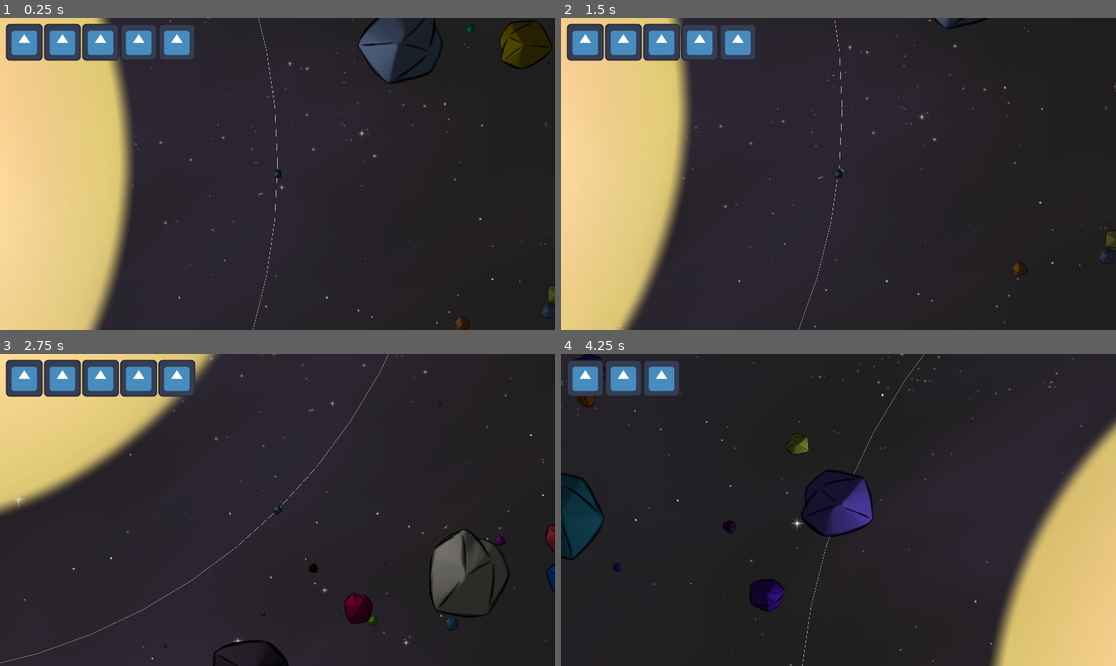
Above: before the commit, frames 1-4 (two rows, left to right).
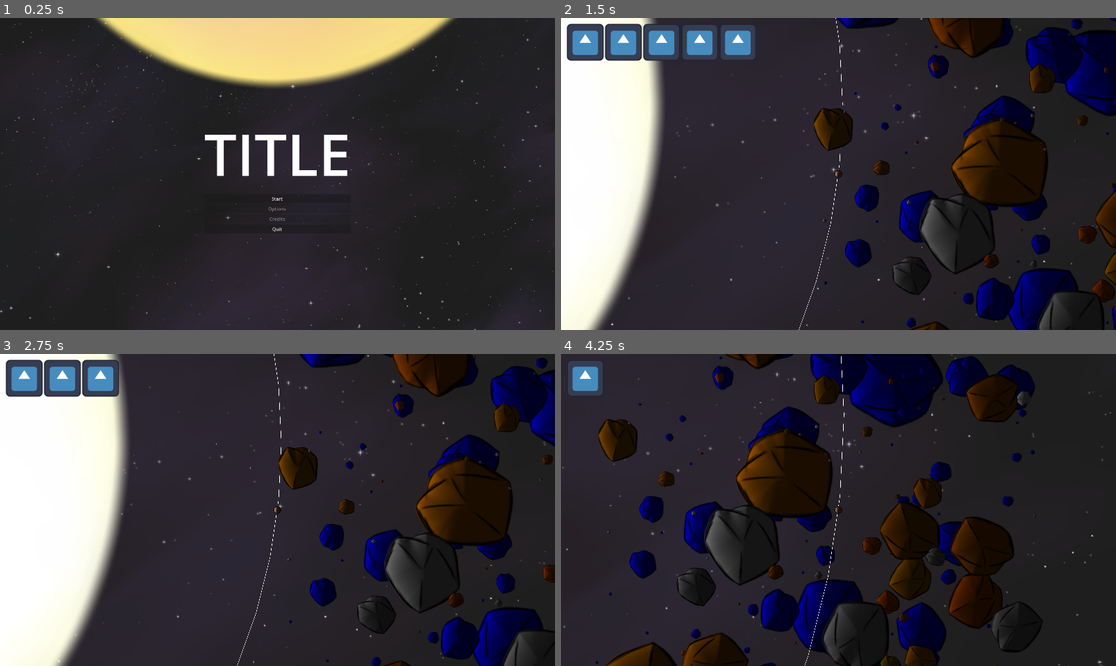
Above: after the commit, the same moments.

Repository: Aroweeri/gmtk2025
Game: Godot game, scene res://scenes/MainMenu.tscn
Same seed, same stepped clock (60 frames per second), same inputs: the game is played once before the commit and once after it. Before the commit the project starts from res://scenes/Main.tscn. The engine's default icon, where the game draws it, is replaced by a stand-in: a white triangle on a blue panel in a dark square.
Inputs (mouse positions are in pixels of both pictures, inside the frame that each line leads up to):
- Up to frame 1 (0.25 s): no input
- Up to frame 2 (1.5 s): click (838, 198) at 0.5 s, where only the run after the commit has a clickable "Start"; hold Up (ui_up) from 1.28 s (still down); hold Space (boost) from 1.28 s (still down)
- Up to frame 3 (2.75 s): tap 1 (zoom1) at 1.55, 2.1 s; release Up (ui_up) at 2.03 s; release Space (boost) at 2.03 s; hold Down (ui_down) from 2.03 s (still down); tap 2 (zoom2) at 2.3 s
- Up to frame 4 (4.25 s): release Down (ui_down) at 2.78 s; hold 2 (zoom2) 2.78-3.53 s; hold Up (ui_up) from 2.78 s (still down); tap 3 (zoom3) at 3.05, 3.6 s; tap Space (boost) at 3.8 s

The runs differ from the first frame. In frame 1, 35% of the frame differs, in the area x 0-100%, y 0-100%; in frame 2, 36%; in frame 3, 38%; in frame 4, 43%.

Commit message:
Jade's changes

Diff:
--- a/project.godot
+++ b/project.godot
@@ -11,7 +11,7 @@
 [application]
 
 config/name="gmtk2025"
-run/main_scene="uid://bhujpltdw4ljj"
+run/main_scene="uid://401dukv06l6f"
 config/features=PackedStringArray("4.4", "Forward Plus")
 config/icon="res://icon.svg"
 
@@ -22,6 +22,38 @@
 
 [input]
 
+ui_left={
+"deadzone": 0.5,
+"events": [Object(InputEventKey,"resource_local_to_scene":false,"resource_name":"","device":0,"window_id":0,"alt_pressed":false,"shift_pressed":false,"ctrl_pressed":false,"meta_pressed":false,"pressed":false,"keycode":4194319,"physical_keycode":0,"key_label":0,"unicode":0,"location":0,"echo":false,"script":null)
+, Object(InputEventJoypadButton,"resource_local_to_scene":false,"resource_name":"","device":0,"button_index":13,"pressure":0.0,"pressed":false,"script":null)
+, Object(InputEventJoypadMotion,"resource_local_to_scene":false,"resource_name":"","device":0,"axis":0,"axis_value":-1.0,"script":null)
+, Object(InputEventKey,"resource_local_to_scene":false,"resource_name":"","device":0,"window_id":0,"alt_pressed":false,"shift_pressed":false,"ctrl_pressed":false,"meta_pressed":false,"pressed":false,"keycode":0,"physical_keycode":65,"key_label":0,"unicode":0,"location":0,"echo":false,"script":null)
+]
+}
+ui_right={
+"deadzone": 0.5,
+"events": [Object(InputEventKey,"resource_local_to_scene":false,"resource_name":"","device":0,"window_id":0,"alt_pressed":false,"shift_pressed":false,"ctrl_pressed":false,"meta_pressed":false,"pressed":false,"keycode":4194321,"physical_keycode":0,"key_label":0,"unicode":0,"location":0,"echo":false,"script":null)
+, Object(InputEventJoypadButton,"resource_local_to_scene":false,"resource_name":"","device":0,"button_index":14,"pressure":0.0,"pressed":false,"script":null)
+, Object(InputEventJoypadMotion,"resource_local_to_scene":false,"resource_name":"","device":0,"axis":0,"axis_value":1.0,"script":null)
+, Object(InputEventKey,"resource_local_to_scene":false,"resource_name":"","device":0,"window_id":0,"alt_pressed":false,"shift_pressed":false,"ctrl_pressed":false,"meta_pressed":false,"pressed":false,"keycode":0,"physical_keycode":68,"key_label":0,"unicode":0,"location":0,"echo":false,"script":null)
+]
+}
+ui_up={
+"deadzone": 0.5,
+"events": [Object(InputEventKey,"resource_local_to_scene":false,"resource_name":"","device":0,"window_id":0,"alt_pressed":false,"shift_pressed":false,"ctrl_pressed":false,"meta_pressed":false,"pressed":false,"keycode":4194320,"physical_keycode":0,"key_label":0,"unicode":0,"location":0,"echo":false,"script":null)
+, Object(InputEventJoypadButton,"resource_local_to_scene":false,"resource_name":"","device":0,"button_index":11,"pressure":0.0,"pressed":false,"script":null)
+, Object(InputEventJoypadMotion,"resource_local_to_scene":false,"resource_name":"","device":0,"axis":1,"axis_value":-1.0,"script":null)
+, Object(InputEventKey,"resource_local_to_scene":false,"resource_name":"","device":0,"window_id":0,"alt_pressed":false,"shift_pressed":false,"ctrl_pressed":false,"meta_pressed":false,"pressed":false,"keycode":0,"physical_keycode":87,"key_label":0,"unicode":0,"location":0,"echo":false,"script":null)
+]
+}
+ui_down={
+"deadzone": 0.5,
+"events": [Object(InputEventKey,"resource_local_to_scene":false,"resource_name":"","device":0,"window_id":0,"alt_pressed":false,"shift_pressed":false,"ctrl_pressed":false,"meta_pressed":false,"pressed":false,"keycode":4194322,"physical_keycode":0,"key_label":0,"unicode":0,"location":0,"echo":false,"script":null)
+, Object(InputEventJoypadButton,"resource_local_to_scene":false,"resource_name":"","device":0,"button_index":12,"pressure":0.0,"pressed":false,"script":null)
+, Object(InputEventJoypadMotion,"resource_local_to_scene":false,"resource_name":"","device":0,"axis":1,"axis_value":1.0,"script":null)
+, Object(InputEventKey,"resource_local_to_scene":false,"resource_name":"","device":0,"window_id":0,"alt_pressed":false,"shift_pressed":false,"ctrl_pressed":false,"meta_pressed":false,"pressed":false,"keycode":0,"physical_keycode":83,"key_label":0,"unicode":0,"location":0,"echo":false,"script":null)
+]
+}
 zoom1={
 "deadzone": 0.2,
 "events": [Object(InputEventKey,"resource_local_to_scene":false,"resource_name":"","device":-1,"window_id":0,"alt_press …(191 unchanged characters)…
--- /dev/null
+++ b/scenes/GameOver.tscn
@@ -0,0 +1,96 @@
+[gd_scene load_steps=5 format=3 uid="uid://jxcugdk853mw"]
+
+[ext_resource type="Script" uid="uid://dar3mxenb0yy5" path="res://scripts/main_menu.gd" id="1_4noiy"]
+[ext_resource type="Texture2D" uid="uid://dwrufhrusf85g" path="res://assets/Space.png" id="2_gijjb"]
+[ext_resource type="Texture2D" uid="uid://chw70u2c8siwq" path="res://assets/Sun.png" id="3_88ekj"]
+[ext_resource type="AudioStream" uid="uid://bq6q3nuu6en2n" path="res://assets/Ludum Dare 30 - 07.ogg" id="4_0winm"]
+
+[node name="Control" type="Control"]
+layout_mode = 3
+anchors_preset = 15
+anchor_right = 1.0
+anchor_bottom = 1.0
+grow_horizontal = 2
+grow_vertical = 2
+script = ExtResource("1_4noiy")
+
+[node name="CenterContainer" type="CenterContainer" parent="."]
+layout_mode = 1
+anchors_preset = 15
+anchor_right = 1.0
+anchor_bottom = 1.0
+grow_horizontal = 2
+grow_vertical = 2
+
+[node name="VBoxContainer" type="VBoxContainer" parent="CenterContainer"]
+layout_mode = 2
+
+[node name="Label" type="Label" parent="CenterContainer/VBoxContainer"]
+layout_mode = 2
+theme_override_font_sizes/font_size = 200
+text = "Game Over"
+
+[node name="StartButton" type="Button" parent="CenterContainer/VBoxContainer"]
+layout_mode = 2
+text = "Restart"
+
+[node name="OptionsButton" type="Button" parent="CenterContainer/VBoxContainer"]
+layout_mode = 2
+disabled = true
+text = "Options"
+
+[node name="CreditsButton" type="Button" parent="CenterContainer/VBoxContainer"]
+layout_mode = 2
+disabled = true
+text = "Credits"
+
+[node name="Credits" type="Label" parent="CenterContainer/VBoxContainer/CreditsButton"]
+layout_mode = 0
+offset_left = 298.0
+offset_top = 33.0
+offset_right = 792.0
+offset_bottom = 150.0
+text = "Art: Jade Tempest
+Code: Dylan Sutton, Jade Tempest
+Music: xxx"
+horizontal_alignment = 1
+
+[node name="QuitButton" type="Button" parent="CenterContainer/VBoxContainer"]
+layout_mode = 2
+text = "Quit"
+
+[node name="TextureRect" type="TextureRect" parent="."]
+z_index = -1
+layout_mode = 1
+anchors_preset = 15
+anchor_right = 1.0
+anchor_bottom = 1.0
+grow_horizontal = 2
+grow_vertical = 2
+mouse_filter = 2
+texture = ExtResource("2_gijjb")
+
+[node name="TextureRect2" type="TextureRect" parent="."]
+layout_mode = 1
+anchors_preset = 8
+anchor_left = 0.5
+anchor_top = 0.5
+anchor_right = 0.5
+anchor_bottom = 0.5
+offset_left = -1000.0
+offset_top = -2249.0
+offset_right = 1000.0
+offset_bottom = -249.0
+grow_horizontal = 2
+grow_vertical = 2
+texture = ExtResource("3_88ekj")
+
+[node name="AudioStreamPlayer" type="AudioStreamPlayer" parent="."]
+stream = ExtResource("4_0winm")
+volume_db = -10.0
+autoplay = true
+
+[connection signal="pressed" from="CenterContainer/VBoxContainer/StartButton" to="." method="_on_start_button_pressed"]
+[connection signal="pressed" from="CenterContainer/VBoxContainer/OptionsButton" to="." method="_on_options_button_pressed"]
+[connection signal="pressed" from="CenterContainer/VBoxContainer/CreditsButton" to="." method="_on_credits_button_pressed"]
+[connection signal="pressed" from="CenterContainer/VBoxContainer/QuitButton" to="." method="_on_quit_button_pressed"]
--- a/scenes/Main.tscn
+++ b/scenes/Main.tscn
@@ -1,19 +1,20 @@
-[gd_scene load_steps=13 format=3 uid="uid://bhujpltdw4ljj"]
+[gd_scene load_steps=15 format=3 uid="uid://bhujpltdw4ljj"]
 
 [ext_resource type="Script" uid="uid://cretloakqtccg" path="res://scenes/main.gd" id="1_rarhs"]
 [ext_resource type="Texture2D" uid="uid://dkm55g8bd5x2i" path="res://icon.svg" id="1_rvslj"]
 [ext_resource type="Script" uid="uid://dp84pamq5ofd7" path="res://scripts/rotator.gd" id="2_0bbpv"]
 [ext_resource type="Texture2D" uid="uid://chw70u2c8siwq" path="res://assets/Sun.png" id="2_nxtc6"]
 [ext_resource type="Script" uid="uid://bt0iktgl5e5py" path="res://scripts/player.gd" id="3_0bbpv"]
-[ext_resource type="Texture2D" uid="uid://bpd0ghj8asrp0" path="res://icon_n.png" id="5_c01mt"]
+[ext_resource type="Texture2D" uid="uid://cqdfthrx6cgyc" path="res://assets/Planet.png" id="5_wp0k4"]
+[ext_resource type="Texture2D" uid="uid://cdh7da8rvrw0d" path="res://assets/Planet_n.png" id="6_bjd11"]
 [ext_resource type="Texture2D" uid="uid://b8lhxbmwq6pew" path="res://assets/2d_lights_and_shadows_neutral_point_light.webp" id="6_nxtc6"]
 [ext_resource type="Texture2D" uid="uid://dwrufhrusf85g" path="res://assets/Space.png" id="7_q8u5g"]
 [ext_resource type="AudioStream" uid="uid://dbjebr5jp0l12" path="res://assets/oof.ogg" id="8_jlsqs"]
 [ext_resource type="AudioStream" uid="uid://disjmopfasxnc" path="res://assets/Stream Loops 2024-03-20_02.ogg" id="10_lhr70"]
 
-[sub_resource type="CanvasTexture" id="CanvasTexture_jlsqs"]
-diffuse_texture = ExtResource("1_rvslj")
-normal_texture = ExtResource("5_c01mt")
+[sub_resource type="CanvasTexture" id="CanvasTexture_qmy6f"]
+diffuse_texture = ExtResource("5_wp0k4")
+normal_texture = ExtResource("6_bjd11")
 
 [sub_resource type="CircleShape2D" id="CircleShape2D_0bbpv"]
 radius = 71.0282
@@ -52,7 +53,7 @@
 
 [node name="Sprite2D" type="Sprite2D" parent="Parallax2D"]
 light_mask = 0
-z_index = -1
+z_index = -2
 material = SubResource("CanvasItemMaterial_q8u5g")
 scale = Vector2(14, 14)
 texture = ExtResource("7_q8u5g")
@@ -92,7 +93,7 @@
 
 [node name="PointLight2D" type="PointLight2D" parent="."]
 scale = Vector2(2.74547, 2.74547)
-energy = 1.2
+energy = 2.0
 shadow_enabled = true
 texture = ExtResource("6_nxtc6")
 texture_scale = 50.0
@@ -108,6 +109,7 @@
 stream = ExtResource("10_lhr70")
 volume_db = -10.0
 autoplay = true
+parameters/looping = true
 
 [connection signal="healthLost" from="PlayerRotator/Player" to="." method="_on_player_health_lost"]
 [connection signal="playerDied" from="PlayerRotator/Player" to="." method="_on_player_player_died"]
--- a/scenes/Menu.tscn
+++ /dev/null
@@ -1,3 +0,0 @@
-[gd_scene format=3 uid="uid://da05gjhv3h70j"]
-
-[node name="Node2D2" type="Node2D"]
--- a/scenes/main.gd
+++ b/scenes/main.gd
@@ -1,13 +1,15 @@
 extends Node2D
 
 var Obstacle = preload("res://scenes/obstacle.tscn")
+var Obstacle2 = preload("res://scenes/obstacle2.tscn")
 
 func _process(_delta: float) -> void:
 	queue_redraw()
 
 func _ready() -> void:
 	#loop and create 800 different asteroids
-	for i in range(400):
+	for i in range(1000):
+
 
 		#use tempRotator and tempPositioner to pick a random angle and go out a random distance, to
 		#distribute astreroids equally around the center.
@@ -44,12 +46,59 @@
 		newObstacle.rotation = randf()*PI*2
 
 		#pick a random color
-		var random_color = Color(randf(), randf(), randf())
-		(newObstacle as Node2D).modulate = random_color
-		print(random_color)
+		var crand = randf()
+		var random_white = randf_range(0.4, 0.9)
+		if crand <= 0.5:
+			var random_color = Color(randf_range(0.5, 0.75), randf_range(0.2, 0.4), 0)
+			(newObstacle as Node2D).modulate = random_color
+		else:
+			var random_color = Color(random_white, random_white, random_white)
+			(newObstacle as Node2D).modulate = random_color
 
 		#add to scene so it'll be actually be visible
 		add_child(newObstacle)
+
+	#Layer 2
+	for i in range(1000):
+
+		#use tempRotator and tempPositioner to pick a random angle and go out a random distance, to
+		#distribute astreroids equally around the center.
+		var tempRotator = Node2D.new()
+		var tempPositioner = Node2D.new();
+		tempRotator.rotation = randf()*PI*2
+		tempPositioner.position = Vector2(10000 + (sqrt(randf()*6000)*100), 0);
+		tempRotator.add_child(tempPositioner);
+		var targetPosition = Vector2(tempPositioner.global_position);
+
+		#create the asteroid from the obstacle.tscn scene
+		var newObstacle2 = Obstacle2.instantiate()
+
+		#set it's position using the position calculated above
+		newObstacle2.position = targetPosition
+
+		#use math to determine and set the scale of the new asteroid
+		var myrand = randf()
+		var scaleFactor = (pow(myrand, 5)*10+0.3)/3
+		(newObstacle2.get_node("CollisionShape2D/Sprite2D") as Node2D).scale *= scaleFactor #just sprite size
+
+		#set it's size for eating math
+		newObstacle2.startingSize = newObstacle2.get_node("CollisionShape2D").shape.radius
+		newObstacle2.size = newObstacle2.startingSize * scaleFactor
+
+		#now to scale the collision shape to match the sprite's size (can't just scale it, it breaks)
+		#workaround to avoid changing one asteroid's collision shape causing all the asteroids to use that shape
+		var s = newObstacle2.get_node("CollisionShape2D").shape
+		s = s.duplicate();
+		s.radius *= scaleFactor
+		(newObstacle2.get_node("CollisionShape2D") as CollisionShape2D).shape = s
+
+		#pick a random rotation
+		newObstacle2.rotation = randf()*PI*2
+
+		(newObstacle2 as Node2D).modulate = Color(0, 0, 1)
+
+		#add to scene so it'll be actually be visible
+		add_child(newObstacle2)
 
 func _on_player_health_lost():
 	$AudioStreamPlayer.play();
@@ -67,4 +116,4 @@
 
 
 func _on_player_player_died() -> void:
-	get_tree().reload_current_scene();
+	get_tree().change_scene_to_file("res://scenes/GameOver.tscn")
--- a/scenes/obstacle.tscn
+++ b/scenes/obstacle.tscn
@@ -1,15 +1,19 @@
-[gd_scene load_steps=6 format=3 uid="uid://couxhftxssk1x"]
+[gd_scene load_steps=7 format=3 uid="uid://couxhftxssk1x"]
 
 [ext_resource type="Script" uid="uid://bg8fd6frowlve" path="res://scenes/obstacle.gd" id="1_cjuko"]
 [ext_resource type="Texture2D" uid="uid://b6h7p3kdmpleu" path="res://assets/asteroid-a.png" id="2_cjuko"]
 [ext_resource type="Texture2D" uid="uid://bqkisaytuvmif" path="res://assets/asteroid-a_n.png" id="3_sh7k1"]
 
 [sub_resource type="CircleShape2D" id="CircleShape2D_cjuko"]
-radius = 236.008
+radius = 225.0
 
 [sub_resource type="CanvasTexture" id="CanvasTexture_i4xvc"]
 diffuse_texture = ExtResource("2_cjuko")
 normal_texture = ExtResource("3_sh7k1")
+
+[sub_resource type="OccluderPolygon2D" id="OccluderPolygon2D_cjuko"]
+cull_mode = 1
+polygon = PackedVector2Array(129, -206.4, 35.5, -250, -4.8, -250, -200.2, -156, -206, -156, -236, -99, -239.4, -99, -250, -38.3, -250, 67, -191.3, 149.5, -157, 230, -157, 237.6, -74.8, 250, 25.6, 250, 99.4, 214, 104, 214, 224, 55, 227.6, 55, 250, -26.1, 250, -75.5, 129, -203.1)
 
 [node name="Obstacle" type="RigidBody2D"]
 mass = 25.433
@@ -20,4 +24,9 @@
 shape = SubResource("CircleShape2D_cjuko")
 
 [node name="Sprite2D" type="Sprite2D" parent="CollisionShape2D"]
+modulate = Color(0.753906, 0.753906, 0.753906, 1)
 texture = SubResource("CanvasTexture_i4xvc")
+
+[node name="LightOccluder2D" type="LightOccluder2D" parent="CollisionShape2D"]
+visible = false
+occluder = SubResource("OccluderPolygon2D_cjuko")
--- /dev/null
+++ b/scenes/obstacle2.tscn
@@ -0,0 +1,29 @@
+[gd_scene load_steps=6 format=3 uid="uid://dmo0ojifvfkm0"]
+
+[ext_resource type="Script" uid="uid://bg8fd6frowlve" path="res://scenes/obstacle.gd" id="1_eqpke"]
+[ext_resource type="Texture2D" uid="uid://b6h7p3kdmpleu" path="res://assets/asteroid-a.png" id="2_e4evl"]
+[ext_resource type="Texture2D" uid="uid://bqkisaytuvmif" path="res://assets/asteroid-a_n.png" id="3_hvmmh"]
+
+[sub_resource type="CircleShape2D" id="CircleShape2D_cjuko"]
+radius = 225.0
+
+[sub_resource type="CanvasTexture" id="CanvasTexture_i4xvc"]
+diffuse_texture = ExtResource("2_e4evl")
+normal_texture = ExtResource("3_hvmmh")
+
+[node name="Obstacle" type="RigidBody2D"]
+mass = 25.433
+gravity_scale = 0.0
+script = ExtResource("1_eqpke")
+
+[node name="CollisionShape2D" type="CollisionShape2D" parent="."]
+z_index = -1
+shape = SubResource("CircleShape2D_cjuko")
+disabled = true
+
+[node name="Sprite2D" type="Sprite2D" parent="CollisionShape2D"]
+modulate = Color(0.753906, 0.753906, 0.753906, 1)
+texture = SubResource("CanvasTexture_i4xvc")
+
+[node name="Parallax2D" type="Parallax2D" parent="CollisionShape2D"]
+z_index = -1
--- a/scripts/main_menu.gd
+++ b/scripts/main_menu.gd
@@ -4,14 +4,11 @@
 func _on_start_button_pressed() -> void:
 	get_tree().change_scene_to_file("res://scenes/Main.tscn")
 
-
 func _on_options_button_pressed() -> void:
 	pass # Replace with function body.
-
 
 func _on_credits_button_pressed() -> void:
 	pass
 
-
 func _on_quit_button_pressed() -> void:
 	get_tree().quit();
--- a/scripts/player.gd
+++ b/scripts/player.gd
@@ -42,6 +42,6 @@
 	#player is just on an extending arm essentially.
 	#Just extend/retract the arm to change their distance from center
 	if(Input.is_action_pressed("ui_up")):
-		translate(Vector2(10,0));
+		translate(Vector2(50,0));
 	elif(Input.is_action_pressed("ui_down")):
-		translate(Vector2(-10,0));
+		translate(Vector2(-50,0));
--- a/scripts/rotator.gd
+++ b/scripts/rotator.gd
@@ -1,6 +1,6 @@
 extends Node2D
 
-var ROTATION_SPEED=750
+var ROTATION_SPEED=1500
 
 func _physics_process(delta: float) -> void:
 
@@ -9,11 +9,14 @@
 	var rotate_amount = ROTATION_SPEED * (1/distance_to_player) * delta
 
 	#print("Distance: %0.2f Degrees/Sec: %0.2f" % [distance_to_player, rad_to_deg(rotate_amount)/delta])
-	if(Input.is_action_pressed("zoom1")):
-		rotate(rotate_amount*10)
-	if(Input.is_action_pressed("zoom2")):
-		rotate(rotate_amount*100)
-	if(Input.is_action_pressed("zoom3")):
-		rotate(rotate_amount*1000)
+	if(Input.is_action_pressed("boost")):
+		rotate(rotate_amount*3)
 	else:
 		rotate(rotate_amount);
+
+	if(Input.is_action_pressed("ui_down")):
+		ROTATION_SPEED=0
+	elif(Input.is_action_pressed("ui_up")):
+		ROTATION_SPEED=0
+	else:
+		ROTATION_SPEED=1500
Binary file changed: assets/2d_lights_and_shadows_neutral_point_light.webp
Binary file added: assets/Planet.png
Not shown, added: assets/Planet.png.import
Binary file added: assets/Planet_n.png
Not shown, added: assets/Planet_n.png.import
Binary file changed: assets/asteroid-a_n.png
Not shown: 1 places in scenes/Main.tscn that only renumber resources
